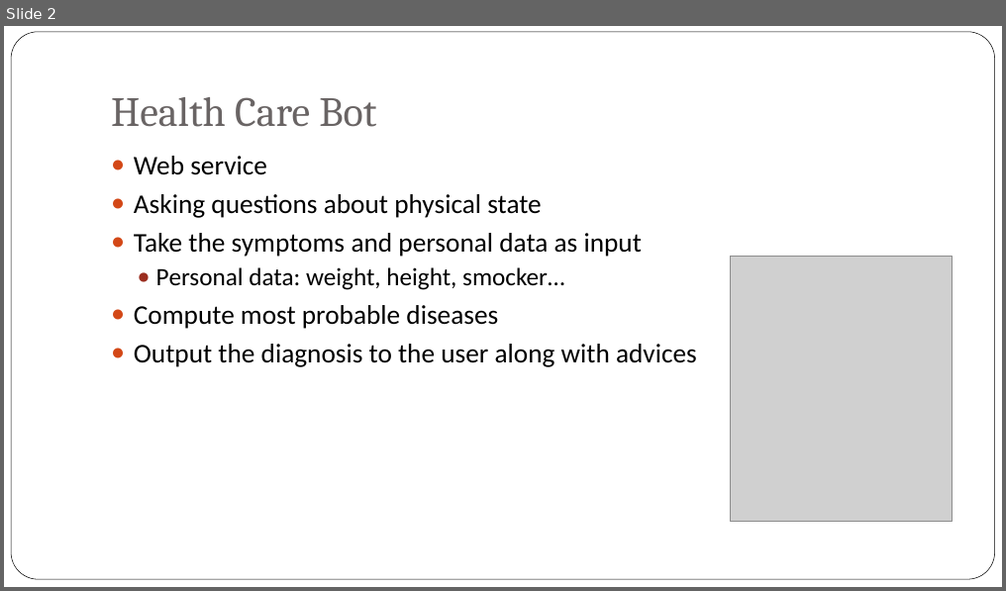
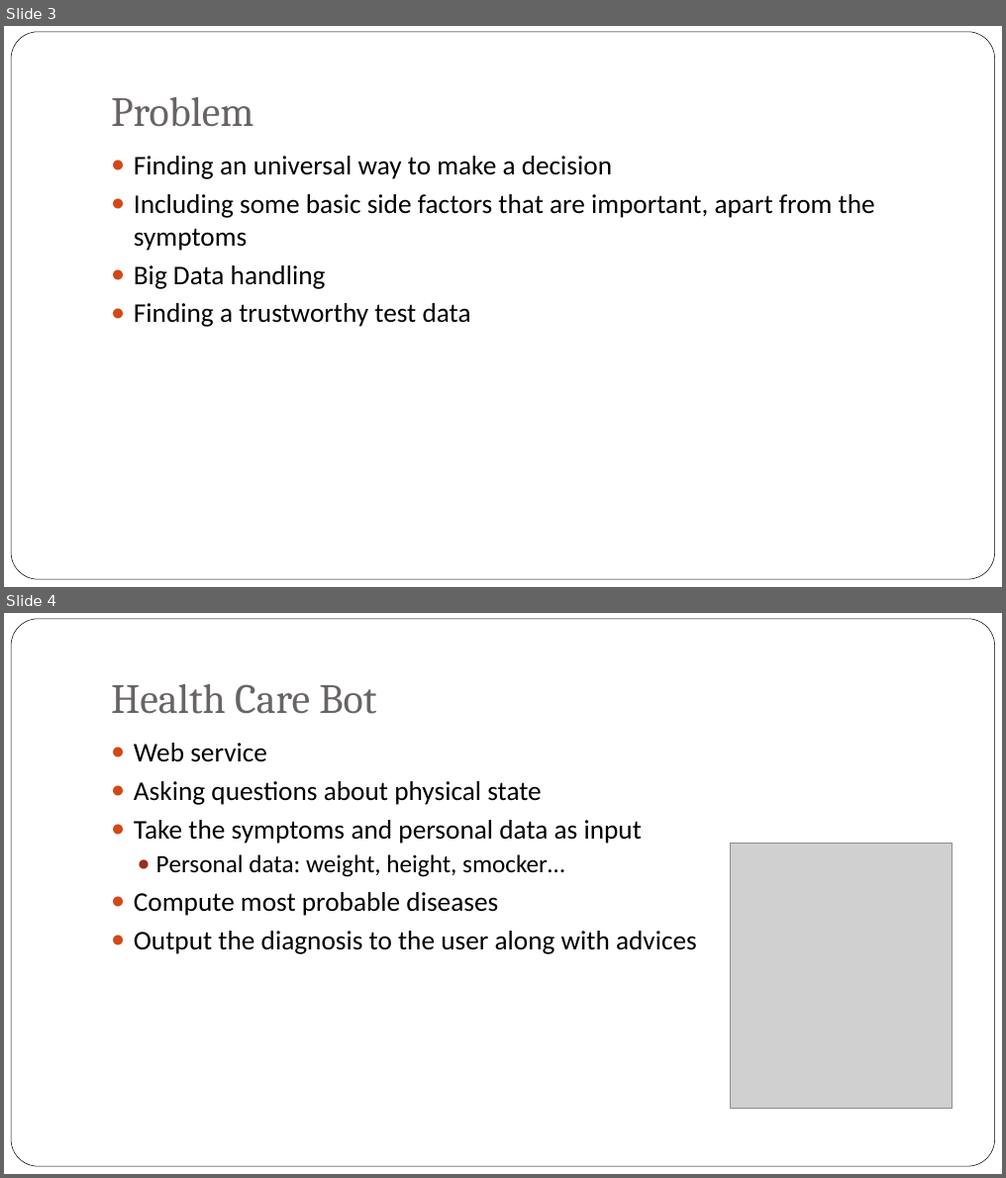
Before and after one commit to rsasov/DecisionSupportSystems, a slide deck: Health_Care_Bot.pptx. Shown one above the other, each under a label of ours: slide 2 before the commit, slides 3 and 4 after it. The pictures are 1006x591 and 1006x1178 pixels, drawn with LibreOffice and Linux fonts; fonts in the diff are those of the drawing; grey boxes stand for pictures; background and template pictures are left out. Boxes give left, top, right and bottom in pixels: in the first picture for what was removed or moved away, otherwise in the second. Text is boxed around its words. In the diff, an @@ line names an element or a change of style, - is before the commit and + after.

```diff
--- a/Health_Care_Bot.pptx
+++ b/Health_Care_Bot.pptx
@@ slide 3 added at box(4, 26, 1002, 587), background picture (left out); not listed: 1 template element that a slide beside it also shows @@
@@ title added at box(111, 97, 253, 127), 40 pt, text #696464 @@
+Problem
@@ text added at box(134, 156, 875, 327), 26 pt, text #000000 @@
+● Finding an universal way to make a decision
+● Including some basic side factors that are important, apart from the symptoms
+● Big Data handling
+● Finding a trustworthy test data
@@ what was slide 2 is now slide 4 @@
```
Also in this commit, not shown: 3 slides changed, 4 other slides added, 1 slide removed.
